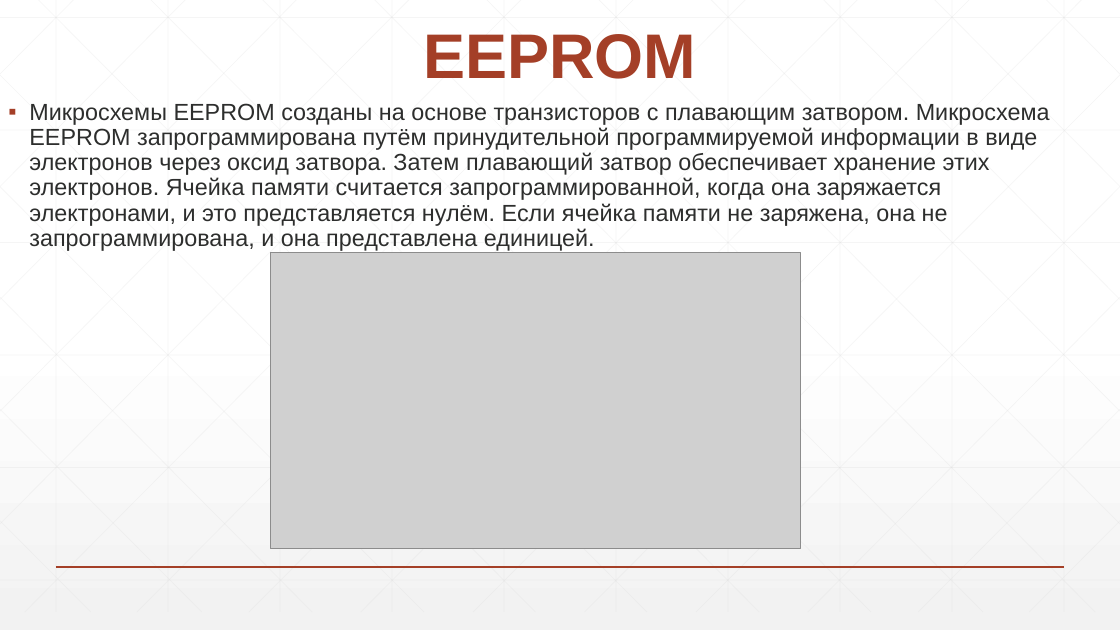
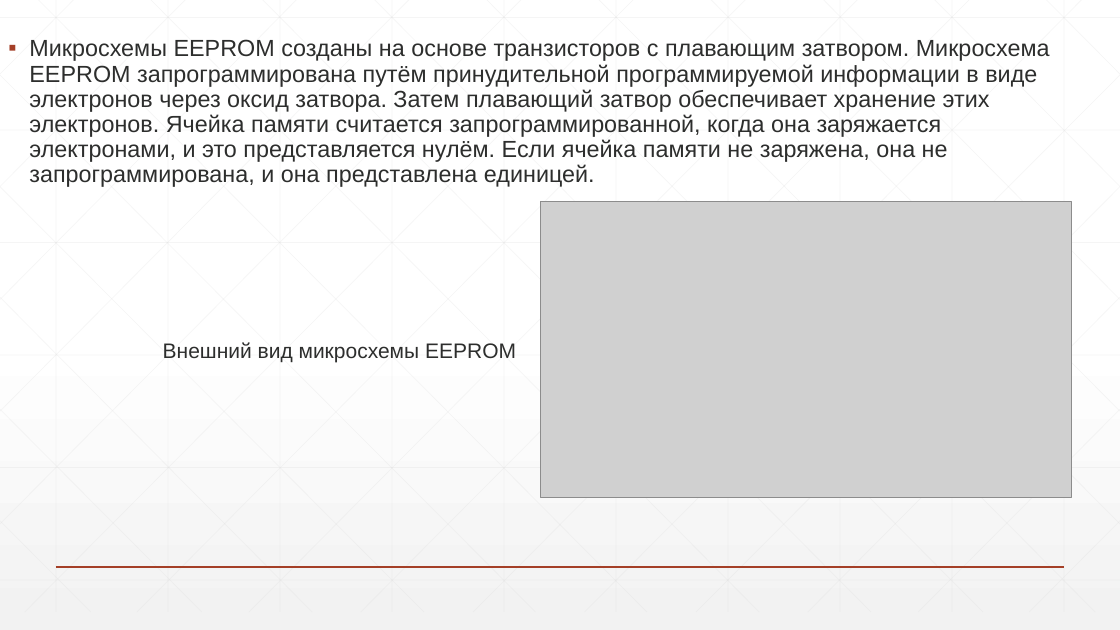
Before and after one commit to DiBoS290699/Labs, a slide deck: slide 15 of IVM/ЭВМ №8.pptx (slide 13 before the commit). Drawn at 1120x630 pixels with LibreOffice and Linux fonts; fonts in the diff are those of the drawing; grey boxes stand for pictures. Boxes give left, top, right and bottom in pixels: in the first picture for what was removed or moved away, otherwise in the second. Text is boxed around its words. In the diff, an @@ line names an element or a change of style, - is before the commit and + after.

```diff
--- a/IVM/ЭВМ №8.pptx
+++ b/IVM/ЭВМ №8.pptx
@@ text "Микросхемы ЕЕРRОМ созданы на основе ...": place and size @@
-text "Микросхемы ЕЕРRОМ созданы на основе ..." at [29,103,1050,251]
+text "Микросхемы ЕЕРRОМ созданы на основе ..." at [29,39,1050,187]
@@ title removed at [423,34,696,79] @@
-EEPROM
@@ picture: place and size @@
-picture at [271,253,801,549]
+picture at [541,202,1071,497]
@@ text added at [163,342,516,363], 18 pt, text #2D2E2D @@
+Внешний вид микросхемы EEPROM
```
Also in this commit, not shown: 4 slides added, 7 other files.
